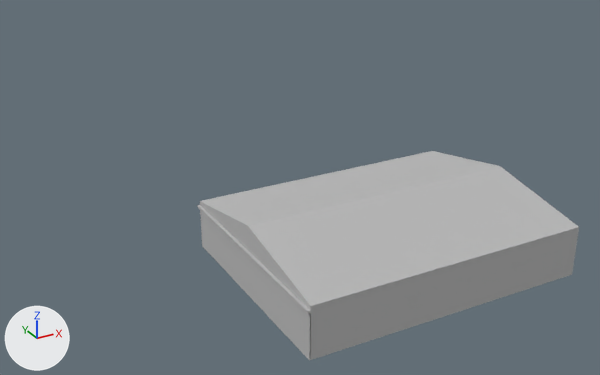
The Blender file objetos_construccion/hangar_militar_1/hangar_militar_1.blend as it was, and as the next commit left it.
Camera for both pictures: a 50 mm lens placed at (-46.8, -66.5, 44.1), pointed at (8.0, 33.1, -5.7). Arrows for +X, +Y and +Z are at lower left; the lights stay in place.
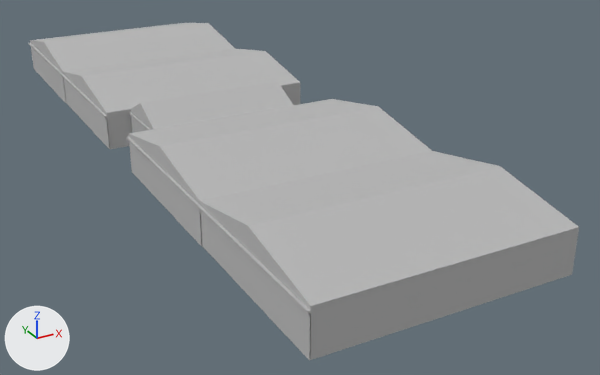
Location of each change, (x1, y1, x2, y2) in pixels of the pictures (600 x 375 px):
```json
{"object": "Cube.000", "change": "added", "after": [127, 99, 432, 246]}
{"object": "Cube.003", "change": "added", "after": [61, 49, 300, 149]}
{"object": "Cube.002", "change": "added", "after": [29, 23, 235, 103]}
{"object": "Cube.004", "change": "added", "after": [129, 82, 294, 133]}
```

Edits to the scene script, one JSON object a line:
```json
{"op": "add", "block": "me_cube_001", "code": ["me_cube_001 = bpy.data.meshes.new('Cube.001')", "me_cube_001.from_pydata(...)  # 82 vertices, 66 faces; spans x -16.3..16.0, y -12.5..12.5, z -4.0..4.0", "me_cube_001.materials.append(mat_material)  # its picture is missing"]}
{"op": "add", "block": "me_cube_002", "code": ["me_cube_002 = bpy.data.meshes.new('Cube.002')", "me_cube_002.from_pydata(...)  # 82 vertices, 66 faces; spans x -16.3..16.0, y -12.5..12.5, z -4.0..4.0", "me_cube_002.materials.append(mat_material)  # its picture is missing"]}
{"op": "add", "block": "ob_cube_000", "code": ["ob_cube_000 = bpy.data.objects.new('Cube.000', me_cube_001)", "ob_cube_000.location = (0.0, 25.0, 4.0)", "_m = ob_cube_000.modifiers.new('Solidify', 'SOLIDIFY')", "_m.nonmanifold_thickness_mode = 'FIXED'", "_m.nonmanifold_merge_threshold = 0.0003"]}
{"op": "add", "block": "ob_cube_002", "code": ["ob_cube_002 = bpy.data.objects.new('Cube.002', me_cube_002)", "ob_cube_002.location = (0.0, 84.9, 4.0)", "_m = ob_cube_002.modifiers.new('Solidify', 'SOLIDIFY')", "_m.nonmanifold_thickness_mode = 'FIXED'", "_m.nonmanifold_merge_threshold = 0.0003"]}
{"op": "add", "block": "ob_cube_003", "code": ["ob_cube_003 = bpy.data.objects.new('Cube.003', me_cube.copy())  # the mesh of ob_cube_001", "ob_cube_003.location = (0.0, 60.0, 4.0)", "_m = ob_cube_003.modifiers.new('Solidify', 'SOLIDIFY')", "_m.nonmanifold_thickness_mode = 'FIXED'", "_m.nonmanifold_merge_threshold = 0.0003"]}
{"op": "add", "block": "ob_cube_004", "code": ["ob_cube_004 = bpy.data.objects.new('Cube.004', me_cube.copy())  # the mesh of ob_cube_001", "ob_cube_004.location = (-1.6, 42.4, 4.0)", "ob_cube_004.scale = (0.681, 0.4, 1.0)", "_m = ob_cube_004.modifiers.new('Solidify', 'SOLIDIFY')", "_m.nonmanifold_thickness_mode = 'FIXED'", "_m.nonmanifold_merge_threshold = 0.0003"]}
```
